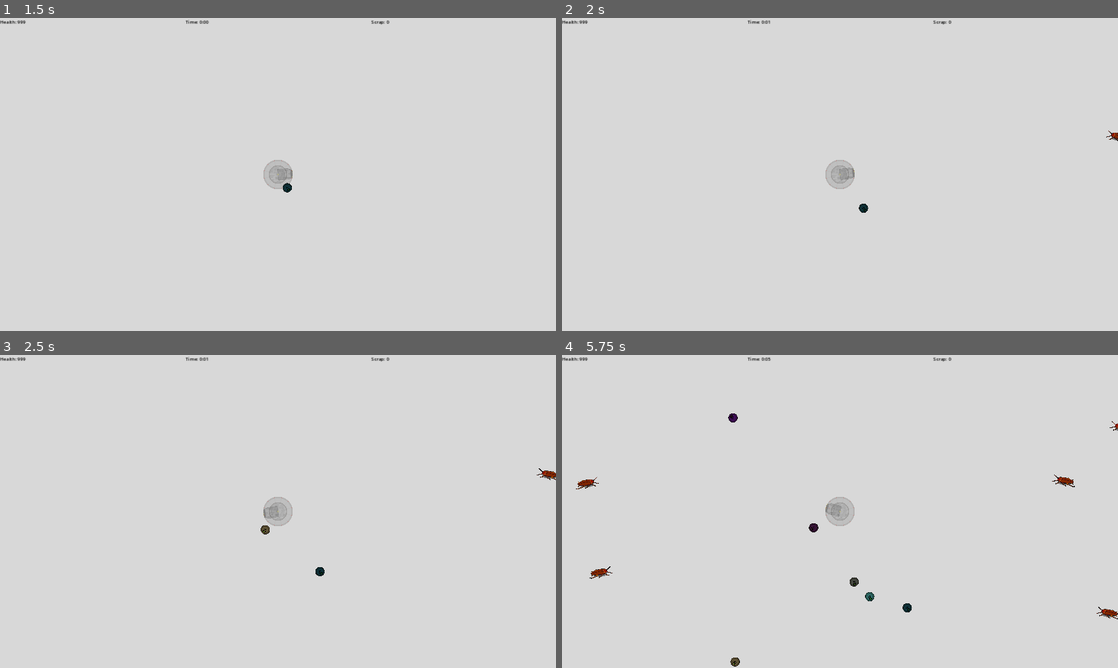
Above: before the commit, frames 1-4 (two rows, left to right).
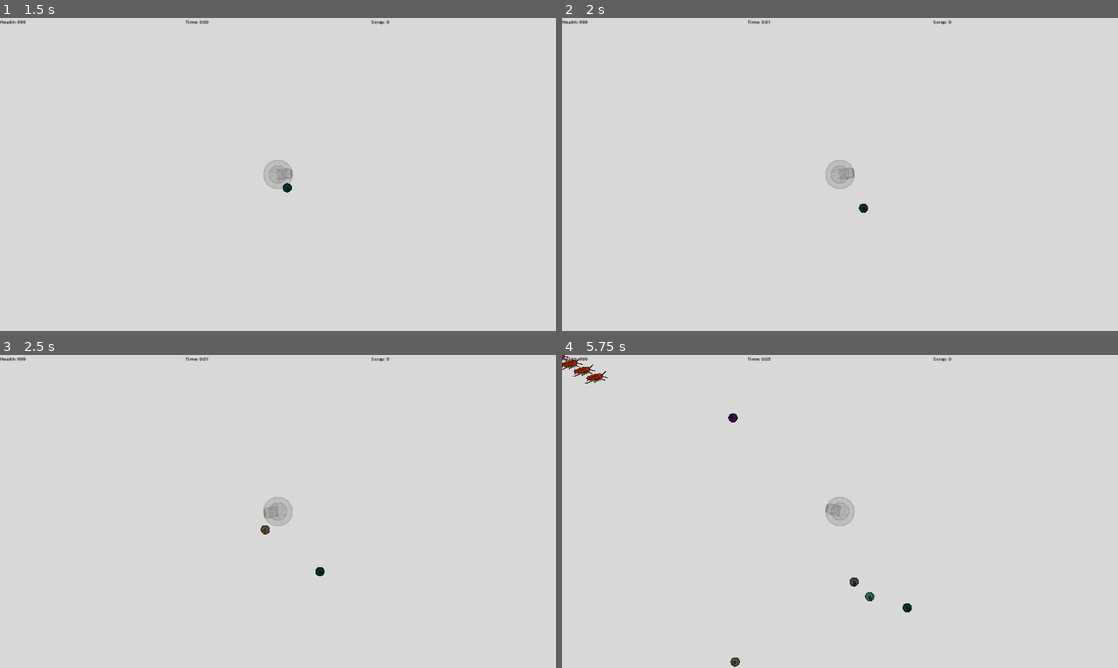
Above: after the commit, the same moments.

Repository: PlainOldNoah/DroneDeployer
Game: Godot game, scene res://main/main.tscn
The game is run twice, just before and just after one commit, with the same random seed, the same clock (stepped at 60 frames per second) and the same inputs.
Inputs (mouse positions are in pixels of both pictures, inside the frame that each line leads up to):
- Up to frame 1 (1.5 s): click "Start Game" at 0.5 s; tap Enter at 1.25 s; move the mouse to (400, 158) at 1.27 s; press the mouse at (400, 158) at 1.28 s
- Up to frame 2 (2 s): no input
- Up to frame 3 (2.5 s): move the mouse to (166, 527) at 2.02 s; release the mouse at (166, 527) at 2.03 s; click (166, 527) at 2.1 s
- Up to frame 4 (5.75 s): move the mouse to (895, 442) at 2.77 s; press the mouse at (895, 442) at 2.78 s; move the mouse to (812, 574) at 3.52 s; release the mouse at (812, 574) at 3.53 s; click (812, 574) at 3.6 s; move the mouse to (1006, 558) at 4.27 s; press the mouse at (1006, 558) at 4.28 s; move the mouse to (673, 464) at 5.02 s; release the mouse at (673, 464) at 5.03 s; click (673, 464) at 5.1 s

Frame 1 is identical in both runs. In frame 2, less than 0.1% of the frame differs, in the area x 97-100%, y 36-40%; in frame 3, less than 0.1%; in frame 4, 0.6%, in the area x 0-100%, y 0-85%.

Commit message:
Refactored drones and fixed bug where enemies were instantly dying in top left corner

Diff:
--- a/Drone Deployer/drone_core/drone.gd
+++ b/Drone Deployer/drone_core/drone.gd
@@ -6,12 +6,22 @@
 signal state_changed(drone:Drone, new_state:int)
 signal stats_updated(drone:Drone)
 
-enum STATES {STORED, DEPLOYED, RETURNING, STOPPED, ARMING} # PAUSED RETURNING
+enum STATES {
+	STORED, ## Drone is waiting to be deployed, all systems off
+	DEPLOYED, ## Drone is on the field as normal
+	RETURNING, ## Heading back to the DDCC
+	STOPPED, ## On the field but not moving, acts as a prop
+	ARMING
+	}
+
 var state:int = -1
 
+## Physical body; Only used in collisions/bounces
 @onready var collision_shape := $CollisionShape2D
-@onready var scanner := $Scanner
-@onready var pickup_range := $PickupRange
+## Acts as the drone's body for collection items and hitting enemies
+@onready var pseudo_body := $PseudoBody
+## Area2D responsible for pulling map items towards self
+@onready var collection_range := $CollectionRange
 
 
 var stats:Dictionary = {
@@ -28,9 +38,10 @@
 	"display_name":"",
 }
 
-var bounces:int = 1 # Number of times to be knocked back before bouncing
-
-var collectable:bool = false # Can be picked up by DDCC
+## Number of times to be knocked back before bouncing
+var bounces:int = 1
+## Can be picked up by DDCC
+var collectable:bool = false
 
 ## Point to return to when at low battery
 var home_pos:Vector2 = Vector2.ZERO:
@@ -54,7 +65,7 @@
 
 
 func debug_randomize_values():
-	modulate = Color(randf(), randf(), randf())
+	$Sprite.modulate = Color(randf(), randf(), randf())
 	stats.max_speed = randi_range(100, 300)
 	stats.damage = randi_range(1,10)
 	stats.max_battery = randi_range(100,500)
@@ -93,7 +104,6 @@
 # FOR INTERNAL CALLING ONLY
 # State machine for the Drone; enables/disables collisions, sprites, movement, etc.
 func set_state(new_state:int):
-#	print(self.name, ": ", new_state)
 	if new_state == state:
 		print_debug("WARNING: Already in state <", state, ">")
 
@@ -103,9 +113,7 @@
 		STATES.DEPLOYED: # On the field in play
 			set_process(true)
 			set_physics_process(true)
-			collision_shape.set_deferred("disabled", false)
-			scanner.set_deferred("disabled", false)
-			pickup_range.set_deferred("disabled", false)
+			disable_collision_shapes(false, false)
 			set_visible(true)
 			collectable = false
 
@@ -113,22 +121,17 @@
 			pass
 
 		STATES.STORED: # Inside the DDCC waiting to be depolyed
-			set_process(true)
+			set_process(false)
 			set_physics_process(false)
-			collision_shape.set_deferred("disabled", true)
-			scanner.set_deferred("disabled", true)
-			pickup_range.set_deferred("disabled", true)
-
+			disable_collision_shapes(true, true)
 			set_visible(false)
 			set_velocity_from_vector(Vector2i.ZERO, 0)
 			global_position = Vector2.ZERO
 
 		STATES.STOPPED: # Non-moving, ie battery dead
 			set_physics_process(false)
+			disable_collision_shapes(false, true)
 			set_velocity_from_vector(velocity, 0)
-			collision_shape.set_deferred("disabled", false)
-			scanner.set_deferred("disabled", true)
-			pickup_range.set_deferred("disabled", true)
 
 		_:
 			print_debug("ERROR: STATE NOT DEFINED <", new_state, ">")
@@ -137,7 +140,7 @@
 	emit_signal("state_changed", self, new_state)
 
 
-# Activates a Drone for the map with a starting point and angle (in radians)
+## Activates a Drone for the map with a starting point and angle (in radians)
 func deploy(deploy_pos:Vector2, deploy_angle:float):
 	if state == STATES.STORED:
 		set_global_position(deploy_pos)
@@ -148,12 +151,18 @@
 		print_debug("ERROR: ILLEGAL STATE TRANSITION", state)
 
 
-# Deactivates a Drone from deployment and "hides" it
+## Deactivates a Drone from deployment and "hides" it
 func store():
 	set_state(STATES.STORED)
 
 
 # ===== SCANNERS =====
+
+## Toggle both the solid colliding body as well as the area2d scanners
+func disable_collision_shapes(solid_body_value:bool, scanner_value:bool):
+	collision_shape.set_deferred("disabled", solid_body_value)
+	pseudo_body.get_node("CollisionShape2D").set_deferred("disabled", scanner_value)
+	collection_range.get_node("CollisionShape2D").set_deferred("disabled", scanner_value)
 
 
 func ddcc_collection_range_entered():
@@ -166,10 +175,10 @@
 	collectable = true
 
 
-# Handles enemies that collide with the "body"
+## Handles enemies that collide with the "body"
 func _on_scanner_area_entered(area):
 	if area.is_in_group("enemy"):
-		if area.get_health() > stats.damage:
+		if area.health > stats.damage:
 			stats.speed = stats.max_speed # TEMP FIX
 			activate_knockback()
 			area.take_hit(stats.damage)
@@ -180,14 +189,14 @@
 		area.queue_free()
 
 
-func _on_pickup_range_area_entered(area):
+func _on_collection_range_area_entered(area):
 	area.magnet_towards(self)
 
 
 # ===== COLLISION & MOVEMENT =====
 
 
-# Determines what a Drone should do upon hitting something
+## Determines what a Drone should do upon hitting something
 func handle_collision(collision:KinematicCollision2D):
 	var collider = collision.get_collider()
 
@@ -204,7 +213,7 @@
 		activate_knockback() # TEMP FOR TESTING PURPOSES
 
 
-# Controls knockback and kb recovery plus normal movement
+## Controls knockback and kb recovery plus normal movement
 func handle_movement(delta):
 	if do_knockback:
 #		stats.speed = lerpf(stats.speed, 0.0, acceleration * delta)
@@ -226,7 +235,7 @@
 		handle_collision(collision)
 
 
-# Puts the drone into knockback mode and reverses the velocity
+## Puts the drone into knockback mode and reverses the velocity
 func activate_knockback():
 	if not do_knockback:
 		do_knockback = true
@@ -234,37 +243,32 @@
 		set_velocity_from_vector(velocity, -stats.speed)
 
 
-# Sets the current heading to that of the provided point
+## Sets the current heading to that of the provided point
 func go_to(point:Vector2):
 	set_velocity_from_vector(point - self.get_global_position())
 
 
-# Adjusts the rotation to that of the current velocity GRADUALLY
+## Adjusts the rotation to that of the current velocity GRADUALLY
 func change_facing_direction():
 	rotation = lerp_angle(rotation, velocity.angle() + PI/2, 0.15)
 #	set_rotation(velocity.angle() + PI/2)
 
 
-# Adjusts the rotation to that of the current velocity INSTANTLY
+## Adjusts the rotation to that of the current velocity INSTANTLY
 func set_facing_direction():
 	set_rotation(velocity.angle() + PI/2)
 
 
-# Sets the velocity from a provided angle in radians and speed
+## Sets the velocity from a provided angle in radians and speed
 func set_velocity_from_radians(radians:float, speed:int=stats.speed):
 	set_velocity_from_vector(Vector2.from_angle(radians), speed)
 
 
-# Sets the velocity from a provided vector
+## Sets the velocity from a provided vector
 func set_velocity_from_vector(vector:Vector2, speed:int=stats.speed):
 	set_velocity(vector.normalized() * speed)
 	if (speed > 0) and (do_knockback == false):
 		change_facing_direction()
-
-
-# Sets the home position
-#func set_home(home:Node):
-#	home_pos = home.get_global_position()
 
 
 # ===== MISC =====
--- a/Drone Deployer/drone_core/drone.tscn
+++ b/Drone Deployer/drone_core/drone.tscn
@@ -7,10 +7,10 @@
 radius = 64.0
 
 [sub_resource type="CircleShape2D" id="CircleShape2D_txlfk"]
-radius = 64.1249
+radius = 64.0
 
 [sub_resource type="CircleShape2D" id="CircleShape2D_mrykf"]
-radius = 172.0
+radius = 500.0
 
 [node name="Drone" type="CharacterBody2D"]
 scale = Vector2(0.25, 0.25)
@@ -22,25 +22,24 @@
 texture = ExtResource("2_a3kkh")
 
 [node name="CollisionShape2D" type="CollisionShape2D" parent="."]
-visible = false
 shape = SubResource("CircleShape2D_3xr3n")
 
-[node name="Scanner" type="Area2D" parent="."]
-visible = false
+[node name="PseudoBody" type="Area2D" parent="."]
 collision_layer = 0
 collision_mask = 36
 
-[node name="CollisionShape2D" type="CollisionShape2D" parent="Scanner"]
+[node name="CollisionShape2D" type="CollisionShape2D" parent="PseudoBody"]
 shape = SubResource("CircleShape2D_txlfk")
+disabled = true
 debug_color = Color(0.552941, 0.564706, 0, 0.235294)
 
-[node name="PickupRange" type="Area2D" parent="."]
-visible = false
+[node name="CollectionRange" type="Area2D" parent="."]
 collision_layer = 0
 collision_mask = 32
 
-[node name="CollisionShape2D" type="CollisionShape2D" parent="PickupRange"]
+[node name="CollisionShape2D" type="CollisionShape2D" parent="CollectionRange"]
 shape = SubResource("CircleShape2D_mrykf")
+disabled = true
 
-[connection signal="area_entered" from="Scanner" to="." method="_on_scanner_area_entered"]
-[connection signal="area_entered" from="PickupRange" to="." method="_on_pickup_range_area_entered"]
+[connection signal="area_entered" from="PseudoBody" to="." method="_on_scanner_area_entered"]
+[connection signal="area_entered" from="CollectionRange" to="." method="_on_collection_range_area_entered"]
--- a/Drone Deployer/drone_core/drone_manager.gd
+++ b/Drone Deployer/drone_core/drone_manager.gd
@@ -7,13 +7,14 @@
 @onready var drone_scene := preload("res://drone_core/drone.tscn")
 
 
+## Makes a new drone instance
 func create_new_drone():
 	var drone_inst := drone_scene.instantiate()
 	var _ok = drone_inst.connect("state_changed", handle_drone_state_change)
 	emit_signal("drone_created", drone_inst)
 
 
-# Adds the drone to the drone_queue if it is not already present
+## Adds the drone to the drone_queue if it is not already present
 func add_drone_to_queue(drone:Drone):
 	if not drone_queue.has(drone):
 		drone_queue.append(drone)
@@ -21,32 +22,33 @@
 		print_debug("WARNING: <",drone.name,"> already in queue")
 
 
-# Remove drone from the drone_queue if it exists
+## Remove drone from the drone_queue if it exists
 func remove_drone_from_queue(drone:Drone):
 	if drone_queue.has(drone):
 		drone_queue.erase(drone)
 
 
-# Deletes all of the drones
+## Deletes all of the drones
 func clear_drone_queue():
 	drone_queue.clear()
 
 
-# Returns the drone_queue
+## Returns the drone_queue
 func get_drone_queue():
 	return drone_queue
 
 
-# Returns the next drone in the queue and removes it from the queue
+## Returns the next drone in the queue and removes it from the queue
 func get_and_pop_next_drone():
 	return null if drone_queue.is_empty() else drone_queue.pop_front()
 
 
-# Moves the drone in position 0 to the end of the drone queue
+## Moves the drone in position 0 to the end of the drone queue
 func skip_next_drone():
 	drone_queue.push_back(drone_queue.pop_front())
 
 
+## Controls what happens when a drone's state changes
 func handle_drone_state_change(drone:Drone, state:int):
 	match state:
 		Drone.STATES.STORED:
--- a/Drone Deployer/enemies/base_enemy.gd
+++ b/Drone Deployer/enemies/base_enemy.gd
@@ -6,7 +6,14 @@
 @export_range(0,999) var max_hp = 0
 @export_range(0,999) var damage = 0
 
-var health:int = max_hp
+var health:int = max_hp:
+	set(new_health):
+		health = clampi(new_health, 0, max_hp)
+		if health <= 0:
+			print(self, " = Died @ ", self.global_position)
+			emit_signal("died", self)
+	get:
+		return health
 var velocity:Vector2 = Vector2()
 var target_pos = null
 
@@ -21,7 +28,7 @@
 	move(delta)
 
 
-# Heads towards target_pos by the velocity until point reached
+## Heads towards target_pos by the velocity until point reached
 func move(delta):
 	velocity.move_toward(target_pos, delta)
 
@@ -29,41 +36,29 @@
 		global_position += velocity * delta
 
 
-# Sets the target
+## Sets the target
 func set_target(new_target:Node):
 	target_pos = new_target.get_global_position()
 	go_to(target_pos)
 
 
-# Aims the velocity to that of the provided point
+## Aims the velocity to that of the provided point
 func go_to(point:Vector2):
 	set_velocity_from_vector(point - self.get_global_position())
 
 
-# Sets the velocity from a provided vector
+## Sets the velocity from a provided vector
 func set_velocity_from_vector(vector:Vector2, speed_override:int=speed):
 	velocity = (vector.normalized() * speed_override)
 	change_facing_direction()
 
 
-# Adjusts the facing direction to that of the current velocity
+## Adjusts the facing direction to that of the current velocity
 func change_facing_direction():
 	if velocity.x < 1:
 		apply_scale(Vector2(-1,1))
 
 
-# Return the current health
-func get_health():
-	return health
-
-
-# Subtracks damage from health, handles death at 0 hp
+## Subtracks damage from health, handles death at 0 hp
 func take_hit(damage_pts:int):
 	health -= damage_pts
-	if health <= 0:
-		emit_signal("died", self)
-
-
-# On death spawn drop items
-func _on_death():
-	pass
--- a/Drone Deployer/enemies/enemy_manager.gd
+++ b/Drone Deployer/enemies/enemy_manager.gd
@@ -2,6 +2,54 @@
 
 signal enemy_created(enemy:Node)
 
+
+var enemy_waves:Dictionary = {
+	1:{
+		"enemy":"res://enemies/roach.tscn",
+		"count":[1,1]
+	},
+	100:{
+		"enemy":"res://enemies/roach.tscn",
+		"count":[4,8]
+	},
+	200:{
+		"enemy":"res://enemies/roach.tscn",
+		"count":[10,20]
+	},
+}
+var enemy_wave_times:Array[int] = []
+var curr_wave_key:int = 0
+
+
+func _ready():
+	enemy_wave_times.append(0)
+	for i in enemy_waves.keys():
+		enemy_wave_times.append(i)
+	enemy_wave_times.sort()
+	print(enemy_wave_times)
+
+
+## Create and add an instance of an enemy
 func create_new_enemy(enemy_path:String):
 	var enemy_inst:Node = load(enemy_path).instantiate()
 	emit_signal("enemy_created", enemy_inst)
+
+
+## Convert enemy_waves dict into actual enemies
+func spawn_wave(wave:Dictionary):
+	var enemy_count:int = randi_range(wave["count"][0], wave["count"][1])
+	for i in enemy_count:
+		create_new_enemy(wave["enemy"])
+#	print(wave["count"][0],", ", wave["count"][1],", ", enemy_count)
+
+
+## After timeout check and use playtime to determine enemy wave
+func _on_enemy_spawn_clock_timeout():
+	if not enemy_wave_times.is_empty(): # Verify there are still wave times stored
+		for i in enemy_wave_times:
+			if GameplayManager.playtime >= i: # Compare the playtime to the next wave_key
+				curr_wave_key = i
+				enemy_wave_times.pop_front() # After matching remove next key
+				break
+	if enemy_waves.has(curr_wave_key):
+		spawn_wave(enemy_waves[curr_wave_key])
--- /dev/null
+++ b/Drone Deployer/enemies/enemy_manager.tscn
@@ -0,0 +1,11 @@
+[gd_scene load_steps=2 format=3 uid="uid://c60vo518lervr"]
+
+[ext_resource type="Script" path="res://enemies/enemy_manager.gd" id="1_kswpw"]
+
+[node name="EnemyManager" type="Node"]
+script = ExtResource("1_kswpw")
+
+[node name="EnemySpawnClock" type="Timer" parent="."]
+autostart = true
+
+[connection signal="timeout" from="EnemySpawnClock" to="." method="_on_enemy_spawn_clock_timeout"]
--- a/Drone Deployer/main/gameplay_manager.gd
+++ b/Drone Deployer/main/gameplay_manager.gd
@@ -91,10 +91,11 @@
 func start_game():
 	starting_drones = clampi(starting_drones, 1, max_drones)
 
+	set_gamestate(GAMESTATE.STARTING)
+
 	for i in starting_drones:
 		DroneManager.create_new_drone()
 
-	set_gamestate(GAMESTATE.STARTING)
 	gameplay_timer.start()
 
 
--- a/Drone Deployer/main/gameplay_manager.tscn
+++ b/Drone Deployer/main/gameplay_manager.tscn
@@ -6,7 +6,7 @@
 editor_description = "Handles all gameplay events such as spawning enemies, controlling difficulty, updating score, taking damage, etc."
 script = ExtResource("1_yvwxg")
 ddcc_max_health = 999
-starting_drones = 10
+starting_drones = 5
 
 [node name="GameplayTimer" type="Timer" parent="."]
 
--- a/Drone Deployer/project.godot
+++ b/Drone Deployer/project.godot
@@ -19,7 +19,7 @@
 
 GameplayManager="*res://main/gameplay_manager.tscn"
 DroneManager="*res://drone_core/drone_manager.gd"
-EnemyManager="*res://enemies/enemy_manager.gd"
+EnemyManager="*res://enemies/enemy_manager.tscn"
 AugmentFactory="*res://drone_mods/augment_factory.gd"
 
 [display]
--- a/Drone Deployer/ui/gameboard.gd
+++ b/Drone Deployer/ui/gameboard.gd
@@ -1,4 +1,6 @@
 extends Control
+
+## Container for the actual game. Hold Drones, Enemies, DDCC, and other objects. Does not handle gameplay elements.
 
 @onready var centerer := $Centerer
 @onready var lvl_obj := $LevelObjects
@@ -56,13 +58,16 @@
 #	lvl_obj.add_child(object)
 	lvl_obj.call_deferred("add_child", object)
 
-
+var count:int = 0
 # spawns and places an enemy on the gameboard
 func add_enemy_to_map(enemy:Node):
 	add_node_to_lvl_obj(enemy)
-	enemy.set_global_position(get_random_offscreen_point())
+#	enemy.set_global_position(get_random_offscreen_point())
+	enemy.set_global_position(Vector2i(-20, count))
+#	print("GB // ", enemy, ": ", enemy.global_position)
 	enemy.set_target(ddcc)
 	var _ok := enemy.connect("died", _on_enemy_death)
+	count += 1
 
 
 # When an enemy dies deal with it here
@@ -111,7 +116,3 @@
 # Updates the total collected scrap label
 func _on_update_scrap_label(scrap_value:float):
 	$HBoxContainer/ScrapLabel.text = "Scrap: %d" % scrap_value
-
-
-func _on_enemy_spawn_clock_timeout():
-	EnemyManager.create_new_enemy("res://enemies/roach.tscn")
--- a/Drone Deployer/ui/gameboard.tscn
+++ b/Drone Deployer/ui/gameboard.tscn
@@ -4,7 +4,7 @@
 [ext_resource type="PackedScene" uid="uid://cee1i6r18g6ut" path="res://drone_core/ddcc.tscn" id="1_de6p2"]
 
 [sub_resource type="RectangleShape2D" id="RectangleShape2D_u7sq1"]
-size = Vector2(1152, 648)
+size = Vector2(1920, 1080)
 
 [sub_resource type="WorldBoundaryShape2D" id="WorldBoundaryShape2D_ceo3k"]
 
@@ -52,29 +52,26 @@
 [node name="MapBounds" type="StaticBody2D" parent="."]
 
 [node name="Top" type="CollisionShape2D" parent="MapBounds"]
-position = Vector2(576, 0)
+position = Vector2(960, 0)
 rotation = -3.14159
 shape = SubResource("WorldBoundaryShape2D_ceo3k")
 
 [node name="Bottom" type="CollisionShape2D" parent="MapBounds"]
-position = Vector2(576, 648)
+position = Vector2(960, 1080)
 rotation = -12.5664
 shape = SubResource("WorldBoundaryShape2D_ceo3k")
 
 [node name="Left" type="CollisionShape2D" parent="MapBounds"]
-position = Vector2(0, 324)
+position = Vector2(0, 540)
 rotation = 1.57079
 shape = SubResource("WorldBoundaryShape2D_ceo3k")
 
 [node name="Right" type="CollisionShape2D" parent="MapBounds"]
-position = Vector2(1152, 324)
+position = Vector2(1920, 540)
 rotation = -1.57079
 shape = SubResource("WorldBoundaryShape2D_ceo3k")
 
 [node name="LevelObjects" type="Node2D" parent="."]
-
-[node name="EnemySpawnClock" type="Timer" parent="."]
-autostart = true
 
 [node name="HBoxContainer" type="HBoxContainer" parent="."]
 layout_mode = 1
@@ -100,5 +97,3 @@
 size_flags_horizontal = 3
 theme_override_colors/font_color = Color(0, 0, 0, 1)
 text = "Scrap: "
-
-[connection signal="timeout" from="EnemySpawnClock" to="." method="_on_enemy_spawn_clock_timeout"]
